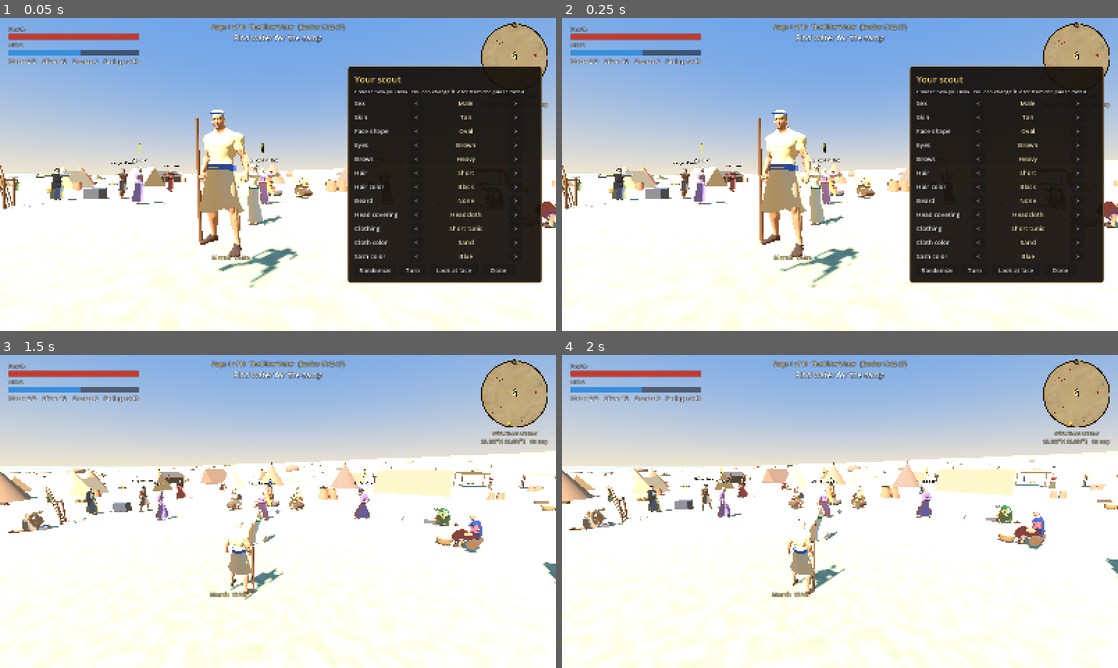
Above: before the commit, frames 1-4 (two rows, left to right).
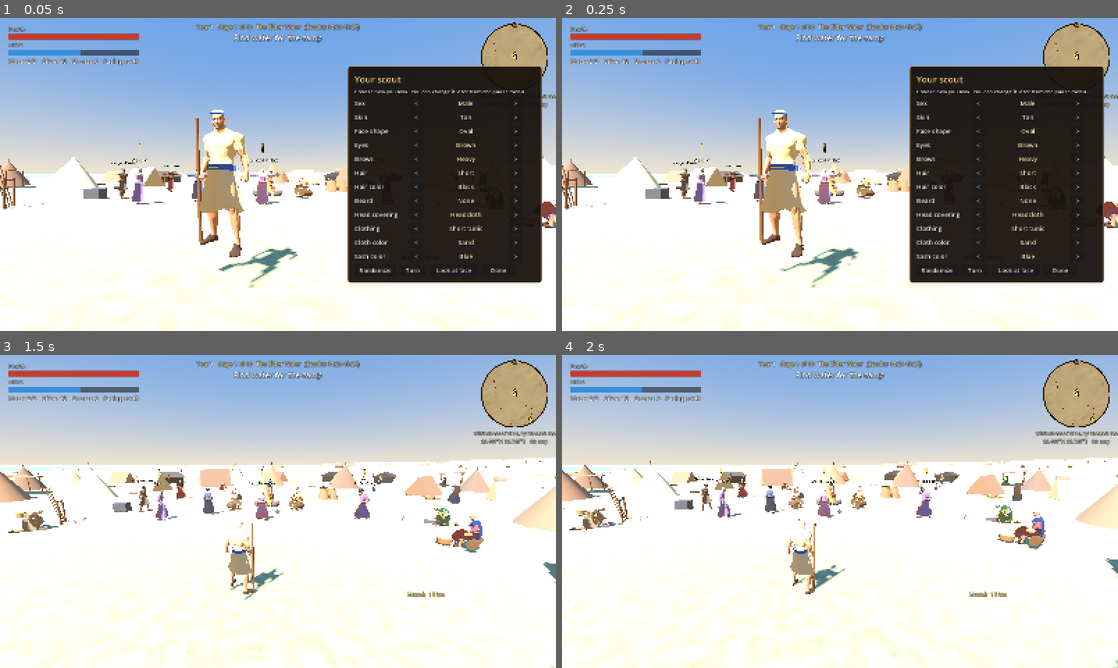
Above: after the commit, the same moments.

Repository: TurkishP/in_the_wilderness
Game: Godot game, scene res://scenes/main.tscn
Two runs of this game, one before a commit and one after it. Both use one fixed random seed, a clock stepped at 60 frames per second and the inputs below.
Inputs:
- Up to frame 1 (0.05 s): no input
- Up to frame 2 (0.25 s): no input
- Up to frame 3 (1.5 s): click "Done" at 0.5 s; click "1. Set out" at 1.25 s
- Up to frame 4 (2 s): no input

The runs differ from the first frame. In frame 1, 2.4% of the frame differs, in the area x 0-100%, y 1-78%; in frame 2, 2.4%; in frame 3, 6.1%, in the area x 0-100%, y 1-100%; in frame 4, 6.0%.

Commit message:
Start the journey by the Red Sea, two days after the crossing
Stage 1 now opens at a camp on the Gulf of Suez shore two days' march from
the crossing, in Year 1, with the sea in view to the west and Marah ahead to
the south-east (Exodus 15:22-23). There is no tabernacle this early: it was
set up at Sinai in the second year (Exodus 40:17). Until then the pillar of
cloud stands by the camp on the side of the way ahead (Exodus 13:21-22) and
moves on when the stage is done.

Also: every stage carries its year, shown beside the stage name; an objective
may be given a compass bearing; the camp is packed tighter (66 to 68 tents,
about 2 m apart); and a camera-distance option for overview screenshots.

Replaces the screenshot with one of the first camp.

Diff:
--- a/data/stages.gd
+++ b/data/stages.gd
@@ -6,13 +6,17 @@
 ##   mult        enemy strength multiplier
 ##   tier        best gear tier the trader sells and raiders drop
 ##   foe         people name used for human enemies in this stage
+##   year        which year of the forty this is, shown beside the stage name
+##   heading     compass bearing in degrees of the way ahead. Before there is a tabernacle the
+##               pillar of cloud stands on that side of the camp (Exodus 13:21-22).
 ##   site        [latitude, longitude] of the camp. Traditional identifications; several are debated.
 ##               The stage's mountains and seas are taken from this place (see data/region.gd).
 ##   veg         how much [grass, bushes, trees, rocks] grows there; 1.0 is average wilderness
 ##   wild        wildlife kind -> count
 ##   raid        kind, label, size, interval [min, max] seconds, slingers
 ##   objectives  main objectives, done in order:
-##       reach   {text, label, dist, site}
+##       reach   {text, label, dist, site}   any objective may give "bearing" (degrees from north)
+##               to fix which way it lies; otherwise the direction is random
 ##       collect {text, label, item, count, dist, spread, color, guards}
 ##       boss    {text, boss | names, dist, scale, drop, guards}
 ##       defend  {text, count}
@@ -22,20 +26,20 @@
 const LIST := [
 	{
 		"name": "The Bitter Water",
-		"place": "Wilderness of Shur",
-		"ref": "Exodus 15:22-27",
-		"when": "First month out of Egypt",
-		"intro": "Three days from the sea and no water. The jars are nearly dry, and the people are aski …(105 unchanged characters)…
+		"place": "Wilderness of Shur, by the Red Sea",
+		"ref": "Exodus 14:21-15:27",
+		"when": "First month, two days after the crossing",
+		"intro": "Two days ago the sea closed over Pharaoh's chariots. Israel has gone out into the wilderness of Shur, with the water still in sight to the west and the pillar of cloud ahead.\n\nThere is nothing to drink. The jars brought from Egypt are nearly dry, and the people are aski …(105 unchanged characters)…
 		"outro": "The cloud lifts. Ahead lies Elim, with twelve springs and seventy palm trees, and beyond it the Wilderness of Sin.",
 		"mult": 1.0, "tier": 2, "seed": 1522, "foe": "Desert",
-		"site": [29.33, 32.95], "veg": [0.5, 0.6, 0.4, 0.8],
+		"site": [29.61, 32.765], "heading": 150.0, "veg": [0.5, 0.6, 0.4, 0.8], "year": "Year 1",
 		"heat": 1.5, "start_thirst": 55.0, "start_water": 2, "camp_water": false,
 		"sand": Color(0.82, 0.71, 0.5), "rock": Color(0.55, 0.45, 0.36),
 		"wild": {"snake": 10, "scorpion": 8},
 		"raid": {"kind": "jackal", "label": "Jackals", "size": 3, "interval": [80.0, 130.0]},
 		"objectives": [
-			{"type": "reach", "text": "Find water for the camp", "label": "Marah", "dist": 150.0, "site": "spring", "unlock": "water",
-				"done": "You find a spring, but the water is bitter. The people name the place Marah.\n\nMoses cries out to the LORD, who shows him a piece of wood. He throws it into the water, and the water turns sweet. The jars are full again."},
+			{"type": "reach", "text": "Find water for the camp", "label": "Marah", "dist": 175.0, "bearing": 150.0, "site": "spring", "unlock": "water",
+				"done": "You find a spring, but the water is bitter. On the third day the camp comes up to it, and the people name the place Marah.\n\nMoses cries out to the LORD, who shows him a piece of wood. He throws it into the water, and the water turns sweet. The jars are full again."},
 		],
 		"quests": [
 			{"type": "gather", "giver": "A potter", "title": "Wood for the fires", "item": "Tamarisk branch", "count": 5, "color": Color(0.5, 0.35, 0.2),
@@ -54,7 +58,7 @@
 		"intro": "The food from Egypt is gone. In the morning, when the dew lifts, thin flakes like frost cover the ground. \"It is the bread that the LORD has given you to eat.\"\n\nGather it. Then watch the rear of the column, because Amalek is near.",
 		"outro": "The cloud moves on toward the mountain of God.",
 		"mult": 1.25, "tier": 2, "seed": 1601, "foe": "Amalekite",
-		"site": [28.75, 33.5], "veg": [0.7, 1.0, 1.0, 1.3],
+		"site": [28.75, 33.5], "heading": 130.0, "veg": [0.7, 1.0, 1.0, 1.3], "year": "Year 1",
 		"sand": Color(0.84, 0.74, 0.55), "rock": Color(0.5, 0.42, 0.35),
 		"wild": {"snake": 8, "scorpion": 8, "jackal": 4},
 		"raid": {"kind": "raider", "label": "Amalekite raiders", "size": 3, "interval": [85.0, 130.0]},
@@ -81,7 +85,7 @@
 		"intro": "Israel camps in front of the mountain. Here the law is given and the tabernacle is to be built. Bezalel and Oholiab need acacia wood for its frames.\n\nBring it in, and keep clear of the boundary set around the mountain.",
 		"outro": "In the second year, on the twentieth day of the second month, the cloud lifts from the tabernacle. The camp sets out by its divisions.",
 		"mult": 1.5, "tier": 3, "seed": 1901, "foe": "Desert",
-		"site": [28.575, 33.935], "veg": [0.5, 0.7, 0.5, 1.8],
+		"site": [28.575, 33.935], "veg": [0.5, 0.7, 0.5, 1.8], "year": "Year 1",
 		"sand": Color(0.76, 0.62, 0.48), "rock": Color(0.5, 0.33, 0.28),
 		"wild": {"snake": 8, "scorpion": 8, "jackal": 6},
 		"raid": {"kind": "raider", "label": "Desert raiders", "size": 3, "interval": [80.0, 125.0], "slingers": true},
@@ -106,7 +110,7 @@
 		"intro": "Three days' march from Sinai. The people complain about the hardship and crave the food of Egypt.\n\nScout the way ahead into the wilderness of Paran, then hold the camp when raiders test it.",
 		"outro": "The cloud settles in the wilderness of Paran, at Kadesh.",
 		"mult": 1.8, "tier": 3, "seed": 1033, "foe": "Desert",
-		"site": [29.75, 34.35], "veg": [0.3, 0.4, 0.2, 1.0],
+		"site": [29.75, 34.35], "veg": [0.3, 0.4, 0.2, 1.0], "year": "Year 2",
 		"sand": Color(0.8, 0.68, 0.5), "rock": Color(0.48, 0.4, 0.33),
 		"wild": {"snake": 9, "scorpion": 9, "jackal": 7},
 		"raid": {"kind": "raider", "label": "Desert raiders", "size": 4, "interval": [75.0, 115.0], "slingers": true},
@@ -133,7 +137,7 @@
 		"intro": "Moses sends twelve men to spy out Canaan, one from each tribe. You go with them as far as the Valley of Eshcol.\n\nBring back fruit of the land. The sons of Anak live there.",
 		"outro": "The camp turns back into the wilderness, by the way to the Red Sea.",
 		"mult": 2.2, "tier": 4, "seed": 1323, "foe": "Canaanite",
-		"site": [30.65, 34.42], "veg": [1.4, 1.4, 1.4, 0.8],
+		"site": [30.65, 34.42], "veg": [1.4, 1.4, 1.4, 0.8], "year": "Year 2",
 		"sand": Color(0.72, 0.66, 0.46), "rock": Color(0.45, 0.42, 0.34),
 		"wild": {"snake": 8, "scorpion": 8, "jackal": 8},
 		"raid": {"kind": "raider", "label": "Canaanite raiders", "size": 4, "interval": [75.0, 110.0], "slingers": true},
@@ -160,7 +164,7 @@
 		"intro": "Years pass in the wilderness. The generation that left Egypt grows old, and their children grow up under the cloud. Clothes and sandals do not wear out.\n\nRaiders come often now. Hold the camp.",
 		"outro": "In the first month the whole congregation comes again to the wilderness of Zin, and the people stay at Kadesh.",
 		"mult": 2.6, "tier": 4, "seed": 1620, "foe": "Desert",
-		"site": [30.3, 34.6], "veg": [0.6, 0.7, 0.4, 1.0],
+		"site": [30.3, 34.6], "veg": [0.6, 0.7, 0.4, 1.0], "year": "Years 3 to 39",
 		"sand": Color(0.8, 0.7, 0.52), "rock": Color(0.5, 0.42, 0.34),
 		"wild": {"snake": 10, "scorpion": 10, "jackal": 8},
 		"raid": {"kind": "raider", "label": "Desert raiders", "size": 5, "interval": [55.0, 85.0], "slingers": true},
@@ -185,7 +189,7 @@
 		"intro": "Miriam is buried at Kadesh. Edom refuses passage through its land, so the camp turns aside. Aaron dies on Mount Hor.\n\nThen the Canaanite king of Arad attacks on the road and takes captives. Bring them back.",
 		"outro": "The camp sets out from Mount Hor by the way to the Red Sea, to go around the land of Edom.",
 		"mult": 3.1, "tier": 4, "seed": 2101, "foe": "Canaanite",
-		"site": [30.42, 35.22], "veg": [0.4, 0.7, 0.8, 1.0],
+		"site": [30.42, 35.22], "veg": [0.4, 0.7, 0.8, 1.0], "year": "Year 40",
 		"sand": Color(0.78, 0.66, 0.5), "rock": Color(0.52, 0.36, 0.3),
 		"wild": {"snake": 9, "scorpion": 9, "jackal": 8},
 		"raid": {"kind": "raider", "label": "Canaanite raiders", "size": 5, "interval": [65.0, 100.0], "slingers": true},
@@ -212,7 +216,7 @@
 		"intro": "The road around Edom is long and the people grow impatient. They speak against God and against Moses, and fiery serpents come among them.\n\nMoses is told to make a serpent of bronze and set it on a pole. Bring bronze.",
 		"outro": "The camp moves on: Oboth, Iye-abarim, the Valley of Zered, and across the Arnon to the border of the Amorites.",
 		"mult": 3.7, "tier": 5, "seed": 2104, "foe": "Desert",
-		"site": [29.72, 35.05], "veg": [0.3, 0.5, 0.5, 1.2],
+		"site": [29.72, 35.05], "veg": [0.3, 0.5, 0.5, 1.2], "year": "Year 40",
 		"sand": Color(0.74, 0.58, 0.44), "rock": Color(0.5, 0.3, 0.26),
 		"wild": {"fiery_serpent": 24, "scorpion": 6},
 		"raid": {"kind": "raider", "label": "Desert raiders", "size": 5, "interval": [65.0, 100.0], "slingers": true},
@@ -237,7 +241,7 @@
 		"intro": "Israel asks Sihon king of the Amorites for passage along the King's Highway. He refuses and marches out to Jahaz.\n\nBeyond him waits Og king of Bashan, last of the Rephaim, whose bed of iron is nine cubits long.",
 		"outro": "The camp settles in the plains of Moab, beyond the Jordan at Jericho.",
 		"mult": 4.4, "tier": 5, "seed": 2121, "foe": "Amorite",
-		"site": [31.55, 35.85], "veg": [1.6, 1.0, 0.8, 0.8],
+		"site": [31.55, 35.85], "veg": [1.6, 1.0, 0.8, 0.8], "year": "Year 40",
 		"sand": Color(0.7, 0.64, 0.46), "rock": Color(0.3, 0.3, 0.32),
 		"wild": {"snake": 8, "scorpion": 10, "jackal": 10},
 		"raid": {"kind": "raider", "label": "Amorite soldiers", "size": 6, "interval": [60.0, 95.0], "slingers": true},
@@ -264,7 +268,7 @@
 		"intro": "Balak of Moab hired Balaam to curse Israel, and every curse turned to blessing. Then Midian drew the people into the worship of Baal of Peor.\n\nNow Israel is sent against Midian. After that, the river.",
 		"outro": "Forty years. The wilderness is behind you, and Jericho stands across the water.",
 		"mult": 5.2, "tier": 5, "seed": 3101, "foe": "Midianite",
-		"site": [31.83, 35.63], "veg": [1.2, 1.3, 2.0, 0.6],
+		"site": [31.83, 35.63], "veg": [1.2, 1.3, 2.0, 0.6], "year": "Year 40",
 		"sand": Color(0.68, 0.66, 0.44), "rock": Color(0.46, 0.42, 0.34),
 		"wild": {"snake": 8, "scorpion": 8, "jackal": 10},
 		"raid": {"kind": "raider", "label": "Midianite raiders", "size": 6, "interval": [60.0, 90.0], "slingers": true},
--- a/data/talk.gd
+++ b/data/talk.gd
@@ -67,10 +67,12 @@
 }
 
 const STAGES := [
-	# 1. Wilderness of Shur and Marah (Exodus 14-15)
-	{
-		"any": [
-			"Three days since the sea, and not one well. My tongue is like leather.",
+	# 1. Wilderness of Shur, two days from the sea (Exodus 12:34-39; 13:19-22; 14-15)
+	{
+		"any": [
+			"Two days since the sea, and not one well. My tongue is like leather.",
+			"Look west. You can still see the water. I keep turning round to look.",
+			"They carry the bones of Joseph with us, as he made our fathers swear.",
 			"I still hear the sea closing over the chariots. I do not think I will ever stop hearing it.",
 			"We sang on the far shore until we were hoarse. Nobody is singing now.",
 			"The cloud goes ahead of us by day and the fire by night. So we follow.",
@@ -79,6 +81,7 @@
 			"My father made bricks, and his father before him. I do not know what I am now.",
 			"The flocks are suffering worse than we are. If we do not find water soon I will lose the ewes.",
 			"In Egypt we had water and no freedom. I would still not go back. Ask me again tomorrow.",
+			"The Egyptians gave us silver and gold as we left. What use is silver with no water?",
 		],
 		"woman": [
 			"Miriam and the women danced with timbrels on the shore, and I danced too. My feet remember, even with a dry throat.",
--- a/scripts/camp.gd
+++ b/scripts/camp.gd
@@ -15,7 +15,7 @@
 const SceneryScript := preload("res://scripts/scenery.gd")
 const CUBIT := 0.457
 const COURT := Vector2(100.0 * CUBIT, 50.0 * CUBIT)     # east-west by north-south
-const GAP := 1.9              # least space between two tents
+const GAP := 1.4              # least space between two tents
 const PLAZA_RADIUS := 15.0
 const CLOTHS := [Color(0.86, 0.8, 0.68), Color(0.74, 0.62, 0.46), Color(0.6, 0.45, 0.33), Color(0.5, 0.38, 0.3), Color(0.82, 0.76, 0.6)]
 const DARKS := [Color(0.17, 0.14, 0.13), Color(0.24, 0.19, 0.16), Color(0.3, 0.24, 0.2)]
@@ -36,7 +36,8 @@
 var links: Array = []                 # for each node, the nodes it connects to
 var spots: Array = []                 # seated and working people: [{pos, look_at, pose, who, work, seat}]
 var tabernacle: Node3D
-var cloud: MeshInstance3D
+var cloud: MeshInstance3D            # over the tabernacle
+var guide: MeshInstance3D            # the pillar of cloud standing by the camp before there is a tabernacle
 var _site: Node3D
 var _lights := 0
 
@@ -99,9 +100,9 @@
 	if absf(p.x - pl.x) < 4.0 + r and p.y > pl.y:
 		return true                                   # the way in from the south
 	if has_court:
-		if _in_court(p, 6.0 + r):
+		if _in_court(p, 4.0 + r):
 			return true
-		if p.x > 0.0 and absf(p.y) < 4.5 + r:
+		if p.x > 0.0 and absf(p.y) < 3.5 + r:
 			return true                               # the approach to the gate from the east
 		if absf(p.x) < 4.0 + r and p.y > 0.0 and p.y < pl.y:
 			return true                               # from the court to the plaza
@@ -111,9 +112,9 @@
 # ================================================================ tents
 
 func _pitch_tents(rng: RandomNumberGenerator) -> void:
-	var wanted := 48 if has_court else 52
+	var wanted := 66 if has_court else 68
 	var tries := 0
-	while tents.size() < wanted and tries < 4000:
+	while tents.size() < wanted and tries < 12000:
 		tries += 1
 		var p := Vector2(rng.randf_range(-reach.x, reach.x), rng.randf_range(-reach.y, reach.y))
 		var roll := rng.randf()
@@ -318,6 +319,19 @@
 func lift_cloud() -> void:
 	if cloud != null:
 		cloud.visible = false
+	if guide != null:
+		guide.visible = false
+
+
+## Before the tabernacle, the pillar of cloud stands at the edge of the camp on the side they
+## will travel (Exodus 13:21-22). `bearing` is in degrees clockwise from north.
+func stand_cloud(bearing: float) -> void:
+	var b := deg_to_rad(bearing)
+	var out := radius() + 16.0
+	guide = Game.mesh_cyl(8.0, 3.5, 150.0, Color(0.96, 0.96, 0.94), 0.35, 0.5)
+	guide.cast_shadow = GeometryInstance3D.SHADOW_CASTING_SETTING_OFF
+	guide.position = Vector3(sin(b) * out, 75.0, -cos(b) * out)
+	add_child(guide)
 
 
 # ================================================================ life in the camp
--- a/scripts/hud.gd
+++ b/scripts/hud.gd
@@ -214,7 +214,7 @@
 		var f: Vector3 = world.player.forward()
 		facing = "    Facing %s" % world.compass(f.x, f.z)
 	_stats.text = "Water %d/%d    Silver %d    Bronze %d%s" % [Game.water, Game.max_water, Game.silver, Game.bronze, facing]
-	_stage.text = "Stage %d of %d   %s   (%s)" % [Game.stage_index + 1, Game.stage_count(), world.stage["name"], world.stage["ref"]]
+	_stage.text = "%s   Stage %d of %d   %s   (%s)" % [world.stage.get("year", ""), Game.stage_index + 1, Game.stage_count(), world.stage["name"], world.stage["ref"]]
 	_objective.text = world.objective_text()
 	_quests.text = world.quests.tracker_text() if is_instance_valid(world.quests) else ""
 	var raid_on: bool = is_instance_valid(world.raid) and world.raid.active
--- a/scripts/world.gd
+++ b/scripts/world.gd
@@ -6,7 +6,7 @@
 ##   --stage=N              start a throwaway game at stage N
 ##   --auto                 never show dialogs (each picks its first option)
 ##   --shot=PATH            save a screenshot to PATH and exit
-##   --frames=N --yaw=DEG --pitch=DEG   screenshot timing and camera
+##   --frames=N --yaw=DEG --pitch=DEG --arm=M   screenshot timing and camera (arm: camera distance)
 ##   --tp=X,Z | obj | exit | enemy | raid   move the player there first (--back=M metres short)
 ##   --raid                 start a raid at once
 ##   --finish               complete the stage's objectives at once
@@ -304,6 +304,8 @@
 	stage_root.add_child(camp)
 	camp.build(Game.stage_index, rng)
 	camp_radius = camp.radius()
+	if Game.stage_index < 2:
+		camp.stand_cloud(float(stage.get("heading", 150.0)))
 	plaza = camp.plaza
 
 	# The main fire, in the middle of the gathering ground.
@@ -543,6 +545,8 @@
 	obj = list[obj_index]
 	obj_need = int(obj.get("count", 1))
 	var ang := rng.randf() * TAU
+	if obj.has("bearing"):
+		ang = PI - deg_to_rad(float(obj["bearing"]))      # bearings run clockwise from north; ang 0 is south
 	var dist: float = float(obj.get("dist", 0.0))
 	var cx := sin(ang) * dist
 	var cz := cos(ang) * dist
@@ -804,6 +808,8 @@
 		player.yaw = deg_to_rad(float(args["yaw"]))
 	if args.has("pitch"):
 		player.pitch = deg_to_rad(float(args["pitch"]))
+	if args.has("arm"):
+		player._arm.spring_length = float(args["arm"])     # a long arm gives an overview from above
 	for i in int(args.get("frames", "90")):
 		await get_tree().process_frame
 	get_viewport().get_texture().get_image().save_png(str(args["shot"]))
@@ -972,7 +978,15 @@
 			mid += p
 		if mid.x / w["outline"].size() < 0.0 and float(w["y"]) < 0.0:
 			west_water = true
-	check.call(west_water, "at Marah the Gulf of Suez lies to the west, below the camp")
+	check.call(west_water, "at the first camp the Gulf of Suez lies to the west, below the camp")
+	check.call(terrain.water_y(-285.0, 0.0) > -1e8 and terrain.water_y(-player.LIMIT, 0.0) < -1e8, "the shore is close by, just beyond where the scout can walk")
+	check.call(obj_pos.x > 0.0 and obj_pos.z > 0.0, "Marah lies ahead to the south-east (%s)" % obj_pos)
+	check.call(camp.guide != null and camp.guide.visible and camp.guide.position.z > 0.0, "the pillar of cloud stands by the camp on the way ahead")
+	var all_years := true
+	for st in Game.stage_count():
+		if str(Game.Stages.LIST[st].get("year", "")) == "":
+			all_years = false
+	check.call(all_years and str(stage["year"]) == "Year 1", "every stage carries its year, and the first is Year 1")
 	check.call(absf(terrain.surface_y(0.0, 0.0)) < 0.01 and absf(terrain.surface_y(8.0, -8.0)) < 0.05, "the camp stands on level ground")
 	check.call(scenery.counts["grass"] > 200 and scenery.counts["bushes"] > 30 and scenery.counts["trees"] >= 3 and scenery.counts["rocks"] > 100,
 		"the wilderness has grass, bushes, trees and rocks (%s)" % [scenery.counts])
@@ -983,7 +997,7 @@
 	check.call(kinds.has("camp") and kinds.has("objective") and kinds.has("wild") and kinds.has("giver"), "the minimap marks the camp, the objective, wildlife and people needing help")
 	check.call(hud.minimap.offset_of(Vector3(50, 0, 0), Vector3.ZERO).x > 0.0 and hud.minimap.offset_of(Vector3(0, 0, -50), Vector3.ZERO).y < 0.0, "on the minimap east is right and north is up")
 	player.global_position = ground(0.0, 13.0) + Vector3(0, 0.2, 0)
-	check.call(hud.minimap.coordinates().begins_with("29.3"), "the minimap reads the camp's latitude (%s)" % hud.minimap.coordinates())
+	check.call(hud.minimap.coordinates().begins_with("29.60") or hud.minimap.coordinates().begins_with("29.61"), "the minimap reads the camp's latitude (%s)" % hud.minimap.coordinates())
 	await get_tree().process_frame
 	await get_tree().process_frame
 	check.call(hud.minimap.draws > 0, "the minimap draws without errors")
@@ -1013,7 +1027,8 @@
 			badly_placed = true
 		nearest_total += nearest
 	check.call(not badly_placed, "no tent overlaps another or stands on the gathering ground")
-	check.call(nearest_total / camp.tents.size() < 4.5, "the tents are pitched close together (%.1f m apart on average)" % (nearest_total / camp.tents.size()))
+	check.call(nearest_total / camp.tents.size() < 3.0, "the tents are pitched close together (%.1f m apart on average)" % (nearest_total / camp.tents.size()))
+	print("tents stand %.1f m from their nearest neighbour on average" % (nearest_total / camp.tents.size()))
 	check.call(camp.tabernacle == null and camp.plaza == Vector3.ZERO, "before Sinai there is no tabernacle and the fire is the middle of the camp")
 	var linked := 0
 	for i in camp.nodes.size():
@@ -1245,6 +1260,9 @@
 		check.call(is_instance_valid(exit_node), "stage %d shows the pillar of cloud" % (i + 1))
 		if i == 0:
 			check.call(Game.camp_has_water, "finding Marah fills the camp jars")
+			check.call(not camp.guide.visible, "the pillar of cloud moves on from the first camp when the stage is done")
+		if i == 1:
+			check.call(camp.tabernacle == null and camp.guide != null, "at Rephidim there is still no tabernacle, only the cloud")
 		if i >= 3:
 			check.call(not camp.cloud.visible, "stage %d: the cloud lifts from the tent when it is time to set out" % (i + 1))
 		if i == 2:
Binary file added: screenshots/red_sea_camp.png
Binary file removed: screenshots/sinai_camp.png
